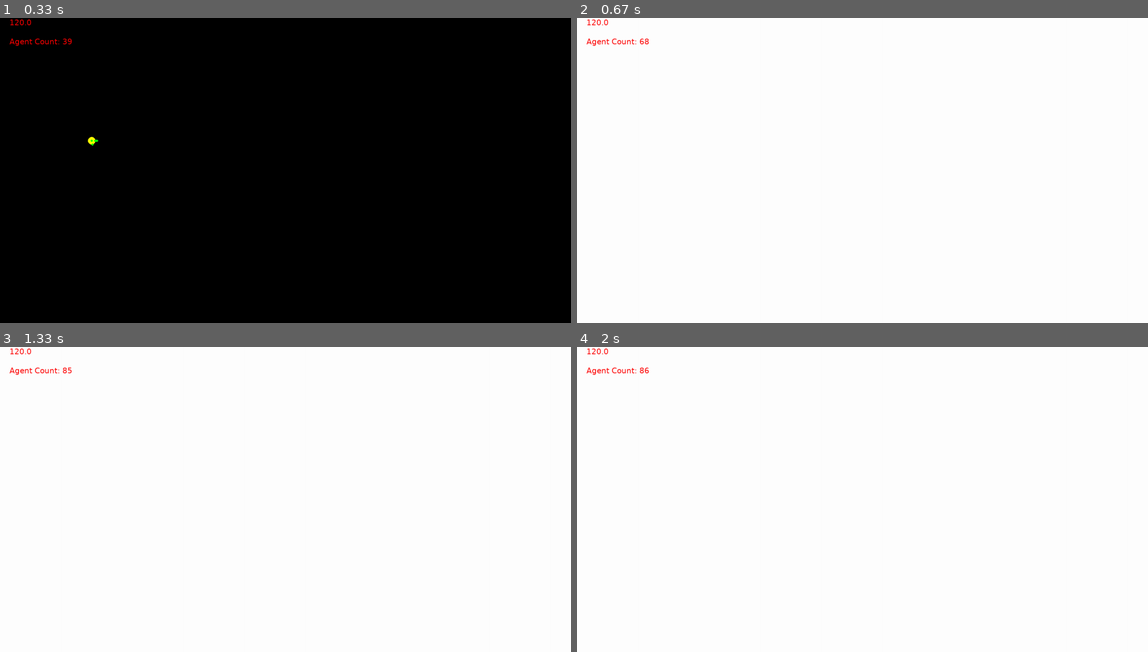
Above: before the commit, frames 1-4 (two rows, left to right).
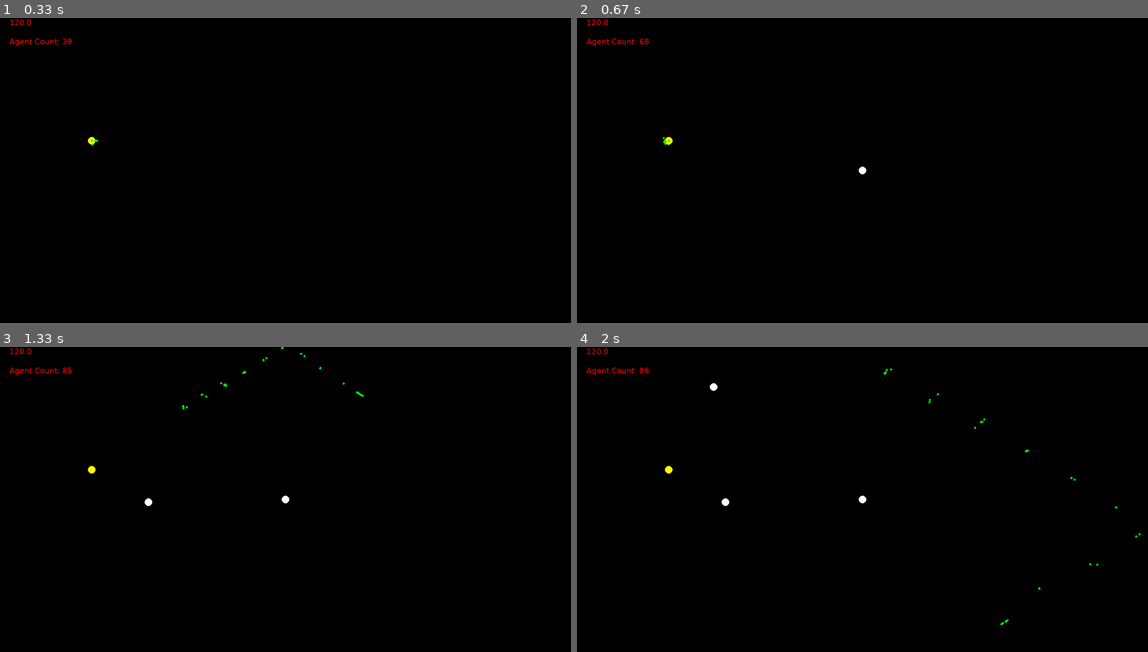
Above: after the commit, the same moments.

Repository: Nemo-sop/pathfinder
Game: pygame game, started from main.py
The game is run twice, just before and just after one commit, with the same random seed, the same clock (stepped at 60 frames per second) and the same inputs.
Inputs (mouse positions are in pixels of both pictures, inside the frame that each line leads up to):
- Up to frame 1 (0.33 s): no input
- Up to frame 2 (0.67 s): click (862, 170) at 0.38 s
- Up to frame 3 (1.33 s): click (148, 502) at 0.72 s
- Up to frame 4 (2 s): click (714, 386) at 1.55 s

Frame 1 is identical in both runs. In frame 2, 100% of the frame differs, in the area x 0-100%, y 0-100%; in frame 3, 100%; in frame 4, 100%.

Commit message:
detalles

Diff:
--- a/agents.py
+++ b/agents.py
@@ -153,7 +153,7 @@
         self.pos = (self.x, self.y)
 
     def draw(self, screen):
-        pygame.draw.circle(screen, self.color, (int(self.x), int(self.y)), self.amount/100)
+        pygame.draw.circle(screen, self.color, (int(self.x), int(self.y)), 10)#self.amount/100)
 
     def update():
         pass
